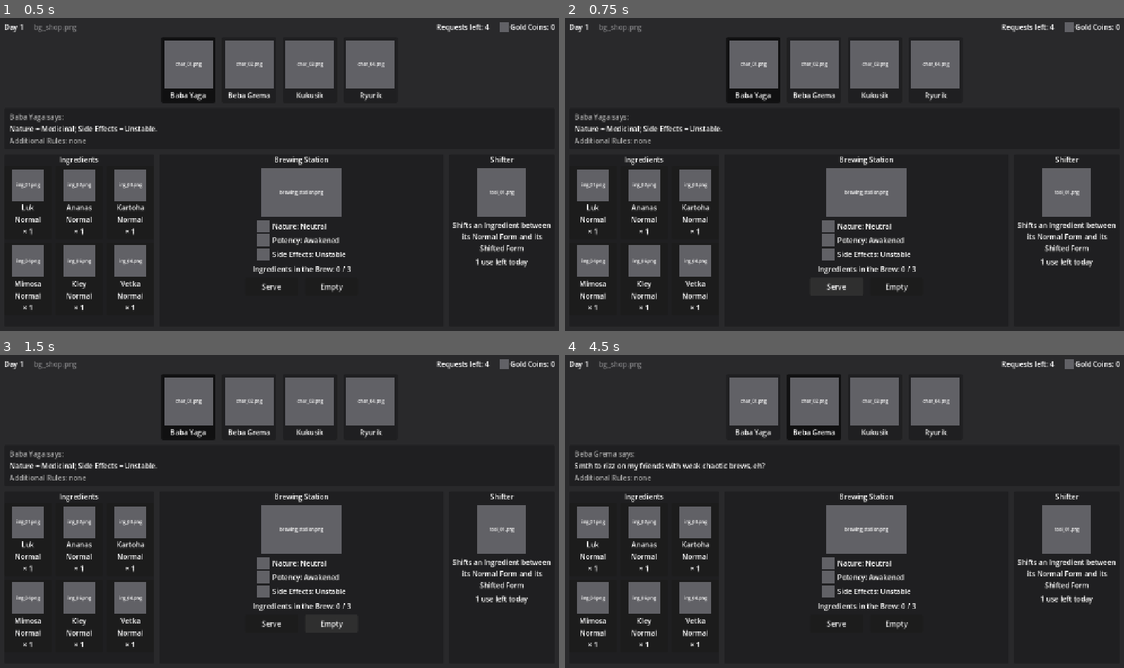
Above: before the commit, frames 1-4 (two rows, left to right).
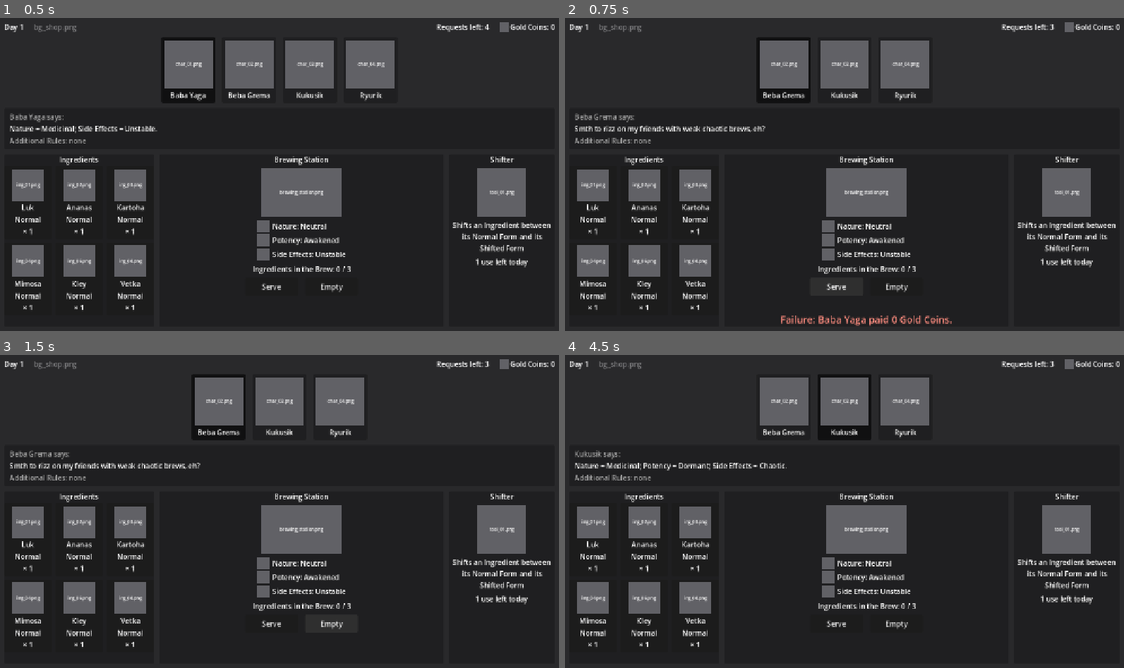
Above: after the commit, the same moments.

Repository: svitanok-syayvo/brewing-game
Game: Godot game, scene res://scenes/main.tscn
The game is run twice, just before and just after one commit, with the same random seed, the same clock (stepped at 60 frames per second) and the same inputs.
Inputs (mouse positions are in pixels of both pictures, inside the frame that each line leads up to):
- Up to frame 1 (0.5 s): no input
- Up to frame 2 (0.75 s): click "Serve" at 0.5 s
- Up to frame 3 (1.5 s): click "Empty" at 1.25 s
- Up to frame 4 (4.5 s): click (755, 408) at 2.02 s; click (783, 408) at 2.77 s; click (816, 408) at 3.52 s; click (844, 408) at 4.27 s

Frame 1 is identical in both runs. In frame 2, 5.2% of the frame differs, in the area x 1-88%, y 2-99%; in frame 3, 4.7%; in frame 4, 4.6%.

Commit message:
Serve and Day end: Resolution, Gold Coins, day_ended signal

Diff:
--- a/scenes/main.tscn
+++ b/scenes/main.tscn
@@ -193,6 +193,13 @@
 layout_mode = 2
 horizontal_alignment = 1
 
+[node name="ResolutionLabel" type="Label" parent="Margin/Layout/Counter/StationPanel/StationBox"]
+unique_name_in_owner = true
+layout_mode = 2
+theme_override_font_sizes/font_size = 22
+horizontal_alignment = 1
+autowrap_mode = 3
+
 [node name="ShifterPanel" type="PanelContainer" parent="Margin/Layout/Counter"]
 unique_name_in_owner = true
 custom_minimum_size = Vector2(240, 0)
--- a/scripts/logic/day_state.gd
+++ b/scripts/logic/day_state.gd
@@ -7,11 +7,14 @@
 ## Pure logic with no Node dependencies, so tests can run it headless. Views read it and
 ## redraw on `changed` (and on `brew.changed`); they hold no rules of their own.
 ##
-## Actions so far: add_ingredient() and empty_brew() (T8), select_request() (T9). The
-## Shifter (T11) and Serve (T10) are still to come.
+## Actions so far: add_ingredient() and empty_brew() (T8), select_request() (T9) and
+## serve() (T10). The Shifter (T11) is still to come.
 
 ## Emitted after anything this DayState holds has changed (not the Brew: see brew.changed).
 signal changed
+## Emitted once, after the last waiting Request of the Day has been served (GDD 7.1).
+## `results` then holds the Resolution of every Request of the Day.
+signal day_ended
 
 ## What add_ingredient() did. Anything but ADDED means nothing changed.
 enum AddResult {
@@ -29,12 +32,15 @@
 ## Gold Coins earned so far. They carry over between Days, so start_day() keeps them.
 var coins := 0
 var shifter_used := false
-## request_id -> true for 'Success', false for 'Failure'. Filled by Serve (T10).
+## request_id -> true for 'Success', false for 'Failure', in the order they were served.
+## Filled by serve(); the Day Consequences screen (T12) reads it.
 var results: Dictionary[String, bool] = {}
 
 ## Ingredient IDs in Data Sheet order, so the tray always shows them in the same order.
 var _ingredient_ids: Array[String] = []
 var _effects: IngredientEffects
+## Parameter IDs in Data Sheet order, so index p of the Brew is _parameter_ids[p].
+var _parameter_ids: Array[String] = []
 var _supply_rows: Array = []
 var _request_rows: Array = []
 ## ingredient_id -> units left today.
@@ -53,6 +59,8 @@
 func _init(parameter_rows: Array, ingredient_rows: Array, supply_rows: Array, request_rows: Array) -> void:
 	brew = Brew.new(parameter_rows.size())
 	_effects = IngredientEffects.new(ingredient_rows, parameter_rows)
+	for row: Dictionary in parameter_rows:
+		_parameter_ids.append(row["parameter_id"])
 	for row: Dictionary in ingredient_rows:
 		_ingredient_ids.append(row["ingredient_id"])
 	_supply_rows = supply_rows
@@ -112,6 +120,11 @@
 
 func requests_left() -> int:
 	return _waiting.size()
+
+
+## True once every Client of the Day has been served (GDD 7.1).
+func is_day_over() -> bool:
+	return day > 0 and _waiting.is_empty()
 
 
 ## The Request of the selected Client, or "" when no Client is waiting.
@@ -159,3 +172,60 @@
 ## refunded, and the Forms of the Ingredients still in the tray do not change.
 func empty_brew() -> void:
 	brew.reset()
+
+
+## Serve (GDD 4.4, 6.2–6.4): resolves the selected Client's Request against the Brew as it
+## is now. 'Success' needs every requested Parameter in its target State; anything else is
+## 'Failure', with no partial credit. 'Success' pays the Request's maximum_coins and
+## 'Failure' pays 0. Serving an empty Brew is allowed: it is how a Request is refused (D11).
+##
+## Then the Client leaves, a new Brew starts (the pending ing_05 modifier goes too; supply
+## is not refunded), and the next waiting Client is selected. Serving the last one ends the
+## Day. Returns {"request_id", "success", "coins"}, or {} if no Client is waiting.
+func serve() -> Dictionary:
+	if _current_request.is_empty():
+		push_error("DayState: no Client is waiting to be served")
+		return {}
+	var request_id := _current_request
+	var request := _request_row(request_id)
+	var success := is_success(request)
+	var gained := int(request.get("maximum_coins", 0)) if success else 0
+
+	coins += gained
+	results[request_id] = success
+	var index := _waiting.find(request_id)
+	_waiting.remove_at(index)
+	# The Client to the right takes the served one's place; after the last, the one before.
+	_current_request = _waiting[mini(index, _waiting.size() - 1)] if not _waiting.is_empty() else ""
+	brew.reset()
+
+	if _waiting.is_empty():
+		_end_day()
+	changed.emit()
+	if _waiting.is_empty():
+		day_ended.emit()
+	return {"request_id": request_id, "success": success, "coins": gained}
+
+
+## True if every Parameter the Request names ("param_NN_target") is in that State in the
+## Brew. Parameters set to "any" in the Data Sheet have no key and are ignored (GDD 6.2).
+func is_success(request: Dictionary) -> bool:
+	for p: int in _parameter_ids.size():
+		var key := "%s_target" % _parameter_ids[p]
+		if request.has(key) and brew.get_state(p) != int(request[key]):
+			return false
+	return true
+
+
+## The Day is over (GDD 5.4, 7.1): unused Ingredients disappear and are worth nothing.
+func _end_day() -> void:
+	for id: String in _supply:
+		_supply[id] = 0
+		_shifted[id] = false
+
+
+func _request_row(request_id: String) -> Dictionary:
+	for row: Dictionary in _request_rows:
+		if row.get("request_id", "") == request_id:
+			return row
+	return {}
--- a/scripts/ui/main.gd
+++ b/scripts/ui/main.gd
@@ -15,7 +15,10 @@
 ## Ingredient again or clicking empty space puts it back. Empty resets the Brew.
 ## Clients (T9): every waiting Client is in the row; clicking one selects it in DayState and
 ## shows its Request. Switching Clients keeps the Brew (GDD 4.2).
-## Not wired yet: Serve and the Day end (T10) and placing on the Shifter (T11).
+## Serve (T10): resolves the selected Client's Request, shows 'Success' or 'Failure' and the
+## Gold Coins gained, and the Client leaves. After the last Client the Day is over: Serve
+## and Empty are disabled until the Day Consequences screen (T12) takes over.
+## Not wired yet: placing on the Shifter (T11).
 
 const ART_DIR := "res://assets/art/"
 const PLACEHOLDER_COLOR := Color(0.38, 0.38, 0.40)
@@ -32,6 +35,8 @@
 const HELD_OFFSET := Vector2(14, 14)
 const BLOCKED_FLASH_COLOR := Color(1.0, 0.45, 0.4)
 const FEEDBACK_SECONDS := 2.5
+const SUCCESS_COLOR := Color(0.55, 0.95, 0.55)
+const FAILURE_COLOR := Color(1.0, 0.55, 0.5)
 ## The Data Sheet's Shifter effect ends with a design-doc pointer such as "(see GDD 5.3)",
 ## which is not meant for players.
 const DOC_REFERENCE := "\\s*\\(see GDD [^)]*\\)"
@@ -69,7 +74,9 @@
 @onready var _ingredient_count_label: Label = %IngredientCountLabel
 @onready var _feedback_label: Label = %FeedbackLabel
 @onready var _station_panel: PanelContainer = %StationPanel
+@onready var _serve_button: Button = %ServeButton
 @onready var _empty_button: Button = %EmptyButton
+@onready var _resolution_label: Label = %ResolutionLabel
 @onready var _shifter_panel: PanelContainer = %ShifterPanel
 @onready var _shifter_title: Label = %ShifterTitle
 @onready var _shifter_art: CenterContainer = %ShifterArt
@@ -93,10 +100,15 @@
 
 	_station_panel.gui_input.connect(_on_station_input)
 	_shifter_panel.gui_input.connect(_on_shifter_input)
+	_serve_button.pressed.connect(_on_serve_pressed)
 	_empty_button.pressed.connect(_on_empty_pressed)
 	_feedback_label.text = ""
+	_resolution_label.text = ""
 
 	day_state.changed.connect(_refresh)
+	# Deferred: day_ended fires inside serve(), and the last Resolution should be shown
+	# before the Day end takes over the screen.
+	day_state.day_ended.connect(_on_day_ended, CONNECT_DEFERRED)
 	day_state.brew.changed.connect(_refresh_brew)
 	day_state.start_day(1)
 
@@ -191,6 +203,9 @@
 	_refresh_ingredients()
 	_refresh_shifter()
 	_refresh_brew()
+	var serving := not day_state.current_request().is_empty()
+	_serve_button.disabled = not serving
+	_empty_button.disabled = not serving
 
 
 func _refresh_brew() -> void:
@@ -211,7 +226,7 @@
 
 	if current.is_empty():
 		_speaker_label.text = ""
-		_request_label.text = ""
+		_request_label.text = "Day %d is over: every Client has been served." % day_state.day if day_state.is_day_over() else ""
 		_additional_rules_label.text = ""
 		return
 	var request: Dictionary = GameData.row("requests", current)
@@ -270,6 +285,7 @@
 			# No "added X" message: the game deliberately keeps no list of what went in
 			# (GDD 4.3, playtest question 11.3 Q2).
 			_clear_feedback()
+			_resolution_label.text = ""
 			_drop_held()
 		DayState.AddResult.NONE_LEFT:
 			_drop_held()
@@ -291,7 +307,37 @@
 func _on_empty_pressed() -> void:
 	_drop_held()
 	_clear_feedback()
+	_resolution_label.text = ""
 	day_state.empty_brew()
+
+
+## Serve (T10). The Resolution stays on screen until the next Ingredient, Empty or Serve,
+## so the player can read it after the Client has left the row.
+func _on_serve_pressed() -> void:
+	_drop_held()
+	_clear_feedback()
+	var request: Dictionary = GameData.row("requests", day_state.current_request())
+	var character: Dictionary = GameData.row("characters", request.get("character_id", ""))
+	var result := day_state.serve()
+	if result.is_empty():
+		return
+	var success: bool = result["success"]
+	var coins: int = result["coins"]
+	_resolution_label.text = "%s: %s paid %d Gold Coin%s." % [
+		"Success" if success else "Failure",
+		character.get("name", request.get("character_id", "")),
+		coins,
+		"" if coins == 1 else "s",
+	]
+	_resolution_label.modulate = SUCCESS_COLOR if success else FAILURE_COLOR
+	print("Served %s: %s, +%d Gold Coins" % [result["request_id"], "Success" if success else "Failure", coins])
+
+
+## Every Client has been served. T12 replaces this with the Day Consequences screen; for
+## now the shop stays on screen with Serve and Empty disabled (see _refresh()).
+func _on_day_ended() -> void:
+	_drop_held()
+	print("Day %d ended: %d Gold Coins, results %s" % [day_state.day, day_state.coins, day_state.results])
 
 
 ## A left click that reaches the root Control landed on empty space: put the Ingredient back.
--- a/tests/test_day_state.gd
+++ b/tests/test_day_state.gd
@@ -1,6 +1,6 @@
 extends SceneTree
 ## Headless checks for DayState: start_day() (T7), add_ingredient() and empty_brew() (T8),
-## Client switching and the Request text (T9). Run:
+## Client switching and the Request text (T9), Serve and the Day end (T10). Run:
 ##   godot --headless --path . -s tests/test_day_state.gd
 ## Prints PASS or FAIL per check and exits with code 1 if any check failed.
 ##
@@ -57,6 +57,7 @@
 	_test_brewing_controls(data)
 	_test_clients(data)
 	_test_request_text(data)
+	_test_serve(data)
 
 	print("%s: %d failure(s)" % ["FAIL" if _failures > 0 else "PASS", _failures])
 	quit(1 if _failures > 0 else 0)
@@ -192,6 +193,117 @@
 		_check("%s is readable: %s" % [row["request_id"], text], readable)
 
 
+## T10: Serve pays maximum_coins only when every requested Parameter is on target, ignores
+## Parameters set to "any", records the Resolution, starts a new Brew without refunding
+## supply, selects the next Client, and ends the Day after the last one. The Brew is set
+## to each Request's targets by hand, so no Ingredient solution is assumed.
+func _test_serve(data: Node) -> void:
+	var state := DayState.new(data.rows("parameters"), data.rows("ingredients"), data.rows("supply"), data.rows("requests"))
+	state.coins = 1
+	state.start_day(1)
+	var waiting := state.waiting_requests()
+	var parameters: Array = data.rows("parameters")
+	var day_ended := [0]
+	state.day_ended.connect(func() -> void: day_ended[0] += 1)
+
+	# Pick a Request with a Parameter set to "any", to check that it is ignored.
+	var partial := ""
+	for request_id: String in waiting:
+		for row: Dictionary in parameters:
+			if not data.row("requests", request_id).has("%s_target" % row["parameter_id"]):
+				partial = request_id
+		if not partial.is_empty():
+			break
+	_check("Day 1 has a Request with an 'any' Parameter", not partial.is_empty())
+
+	# 'Success': every target met; the "any" Parameter is pushed off State 0 on purpose.
+	var request: Dictionary = data.row("requests", partial)
+	state.select_request(partial)
+	for id: String in state.ingredient_ids():
+		state._supply[id] = 1
+	state.add_ingredient("ing_02")
+	var supply_after_add := state.supply_of("ing_02")
+	state.brew.pending_mask.append(0)
+	_set_to_targets(state, request, parameters, 1)
+	var emitted := [0]
+	state.changed.connect(func() -> void: emitted[0] += 1)
+	var result := state.serve()
+	var index := waiting.find(partial)
+	waiting.remove_at(index)
+
+	_check("Success: result says so", result.get("request_id") == partial and result.get("success") == true)
+	_check("Success pays maximum_coins (%d)" % int(request["maximum_coins"]), result.get("coins") == int(request["maximum_coins"]))
+	_check("coins added to the total", state.coins == 1 + int(request["maximum_coins"]))
+	_check("Resolution recorded as Success", state.results.get(partial) == true)
+	_check("served Client left", state.waiting_requests() == waiting)
+	_check("Requests left -1", state.requests_left() == waiting.size())
+	_check("next Client is selected", state.current_request() == waiting[mini(index, waiting.size() - 1)])
+	_check("new Brew at State 0", state.brew.get_states() == [0, 0, 0])
+	_check("new Brew has no Ingredients", state.brew.get_ingredient_count() == 0)
+	_check("new Brew has no pending modifier", state.brew.pending_mask.is_empty())
+	_check("Serve does not refund supply", state.supply_of("ing_02") == supply_after_add)
+	_check("serve emits changed once", emitted[0] == 1)
+	_check("Day not over yet", not state.is_day_over() and day_ended[0] == 0)
+
+	# 'Failure': every target met but one. No partial credit.
+	var near_id := state.current_request()
+	var near: Dictionary = data.row("requests", near_id)
+	_set_to_targets(state, near, parameters, 0)
+	for p: int in parameters.size():
+		var key := "%s_target" % parameters[p]["parameter_id"]
+		if near.has(key):
+			state.brew.set_state(p, (int(near[key]) + 1) % Brew.STATE_COUNT)
+			break
+	var coins_before := state.coins
+	result = state.serve()
+	_check("one Parameter off -> Failure", result.get("success") == false and result.get("coins") == 0)
+	_check("Failure pays nothing", state.coins == coins_before)
+	_check("Resolution recorded as Failure", state.results.get(near_id) == false)
+
+	# Serving an empty Brew is allowed (D11). It fails unless every target is State 0.
+	while state.requests_left() > 1:
+		var refused := state.current_request()
+		var all_zero := true
+		for row: Dictionary in parameters:
+			all_zero = all_zero and int(data.row("requests", refused).get("%s_target" % row["parameter_id"], 0)) == 0
+		result = state.serve()
+		_check("empty Brew for %s -> %s" % [refused, "Success" if all_zero else "Failure"], result.get("success") == all_zero)
+	_check("day_ended not emitted before the last Client", day_ended[0] == 0)
+
+	var last := state.current_request()
+	_set_to_targets(state, data.row("requests", last), parameters, 0)
+	result = state.serve()
+	_check("last Client: Success", result.get("success") == true)
+	_check("day_ended emitted once", day_ended[0] == 1)
+	_check("Day is over", state.is_day_over() and state.requests_left() == 0)
+	_check("no Client selected", state.current_request().is_empty())
+	_check("results hold every Day 1 Request", state.results.size() == _day_requests(data, 1).size())
+	var discarded := true
+	for id: String in state.ingredient_ids():
+		discarded = discarded and state.supply_of(id) == 0
+	_check("unused supply discarded at Day end", discarded)
+	_check("adding after the Day -> NONE_LEFT", state.add_ingredient("ing_01") == DayState.AddResult.NONE_LEFT)
+	_check("serve with no Client -> {}", state.serve().is_empty())
+	_check("refused serve keeps the coins and results", state.coins == coins_before + int(data.row("requests", last)["maximum_coins"]) and state.results.size() == _day_requests(data, 1).size())
+	_check("day_ended still emitted once", day_ended[0] == 1)
+
+
+## Sets every requested Parameter to its target. A Parameter the Request does not name is
+## set to `other` instead, so a check can show it is ignored.
+func _set_to_targets(state: DayState, request: Dictionary, parameters: Array, other: int) -> void:
+	for p: int in parameters.size():
+		var key := "%s_target" % parameters[p]["parameter_id"]
+		state.brew.set_state(p, int(request[key]) if request.has(key) else other)
+
+
+func _day_requests(data: Node, n: int) -> Array[String]:
+	var ids: Array[String] = []
+	for row: Dictionary in data.rows("requests"):
+		if int(row.get("day", 0)) == n:
+			ids.append(row["request_id"])
+	return ids
+
+
 func _check(label: String, ok: bool) -> void:
 	print("%s  %s" % ["PASS" if ok else "FAIL", label])
 	if not ok:
